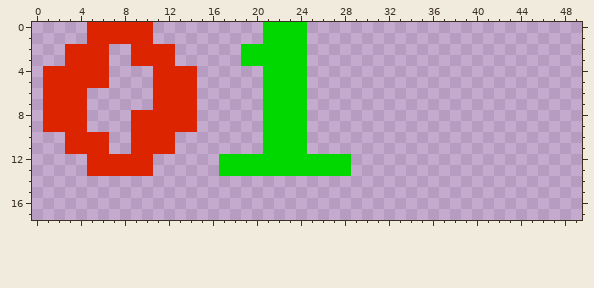
File history of a pixel-art sprite, res/images/binary.png. The first picture shows the starting point.
The file is 64x32 pixels. Shown: x 0..49, y 0..17. The old version is drawn lined up with the new one.
After the commit:
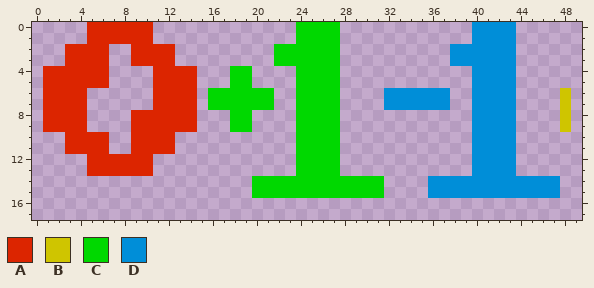
Palette (. is transparent): A #dc2500  B #cfc500  C #00d800  D #008ed8
What changed:
whole drawing moved by +1,-2 (the old picture is shown already moved)
There is now colour B in rows 6 to 9 at x 48.
There is now colour C in rows 0 to 3 at x 25 to 27; in rows 4 to 5 at x 18 to 19 and 25 to 27; in rows 6 to 7 at x 16 to 20 and 25 to 27; in rows 8 to 9 at x 18 to 19 and 25 to 27; in rows 10 to 11 at x 25 to 27; in rows 14 to 15 at x 20 to 31.
There is now colour D in rows 0 to 1 at x 40 to 43; in rows 2 to 3 at x 38 to 43; in rows 4 to 5 at x 40 to 43; in rows 6 to 7 at x 32 to 37 and 40 to 43; in rows 8 to 13 at x 40 to 43; in rows 14 to 15 at x 36 to 47.
Colour C is removed in rows 0 to 1 at x 21 to 23; in rows 2 to 3 at x 19 to 21; in rows 4 to 5 at x 21 to 23; in rows 6 to 7 at x 22 to 23; in rows 8 to 11 at x 21 to 23; in rows 12 to 13 at x 17 to 23 and 28.
Boxes around the changes in both pictures, in picture pixels (x1, y1, x2, y2):
changed: (208, 22, 571, 198)
